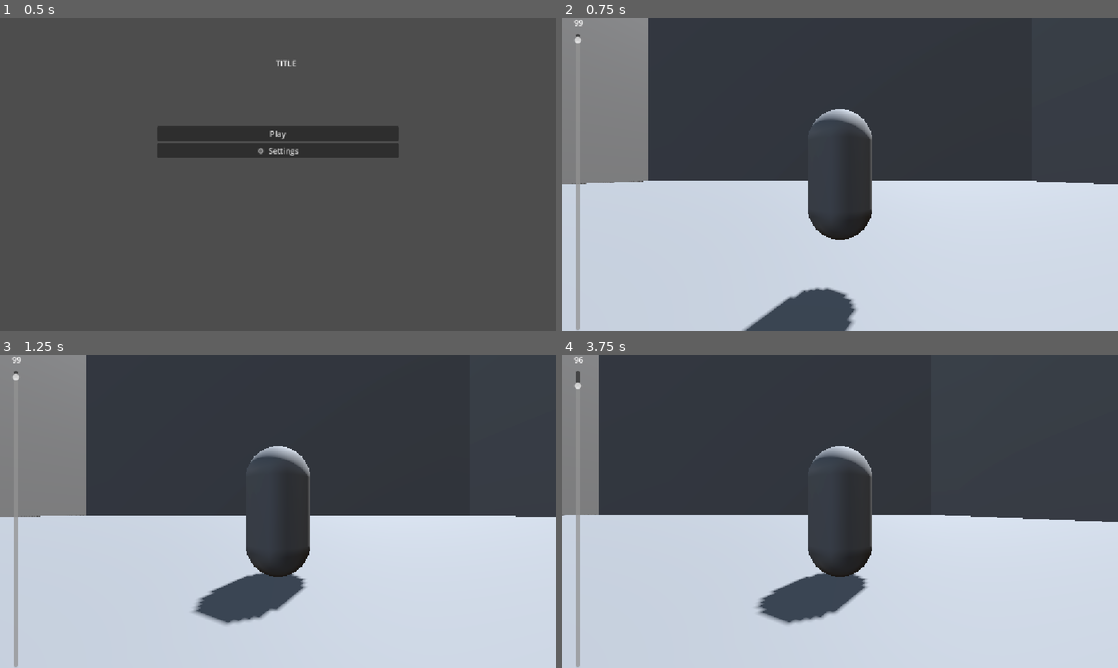
Above: before the commit, frames 1-4 (two rows, left to right).
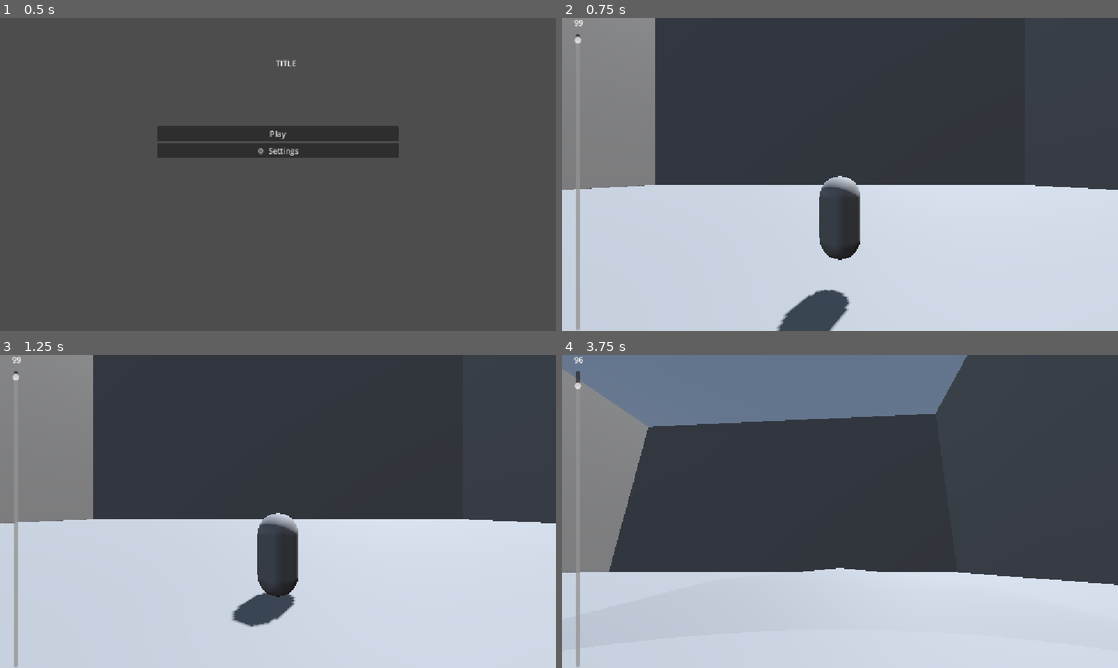
Above: after the commit, the same moments.

Repository: Saferyy/gmtk-jam-2026
Game: Godot game, scene res://Control_menu/main_menu.tscn
Same seed, same stepped clock (60 frames per second), same inputs: the game is played once before the commit and once after it.
Inputs (mouse positions are in pixels of both pictures, inside the frame that each line leads up to):
- Up to frame 1 (0.5 s): no input
- Up to frame 2 (0.75 s): click "Play" at 0.5 s
- Up to frame 3 (1.25 s): no input
- Up to frame 4 (3.75 s): tap Enter (ui_accept) at 1.25, 1.52, 2.27 s; move the mouse to (962, 495) at 1.27 s; hold D (ui_right) 1.28-2.03 s; move the mouse to (728, 527) at 2.02 s; hold S (ui_down) 2.03-2.78 s; move the mouse to (895, 442) at 2.77 s; hold D (ui_right) 2.78-3.53 s; move the mouse to (812, 574) at 3.52 s; hold Z (ui_up) from 3.53 s (still down)

Frame 1 is identical in both runs. In frame 2, 4.4% of the frame differs, in the area x 0-100%, y 0-100%; in frame 3, 4.9%; in frame 4, 35%, in the area x 0-100%, y 0-86%.

Commit message:
Added a camera 3d but the mouvement is not related

Diff:
--- /dev/null
+++ b/Player/camera_root.gd
@@ -0,0 +1,29 @@
+extends Node3D
+
+@onready var camrot_h = $camrot_h
+@onready var camrot_v = $camrot_h/camrot_v
+
+var cam_v_max = 75
+var cam_v_min = -55
+var h_sensitivity = 0.07
+var v_sensitivity = 0.07
+var h_acceleration = 15
+var v_acceleration = 15
+
+# Variables cibles (ce sont des floats, pas les nodes)
+var target_h_rotation = 0.0
+var target_v_rotation = 0.0
+
+func _ready():
+	Input.set_mouse_mode(Input.MOUSE_MODE_CAPTURED)
+
+func _input(event):
+	if event is InputEventMouseMotion:
+		target_h_rotation += -event.relative.x * h_sensitivity
+		target_v_rotation += event.relative.y * v_sensitivity
+		target_v_rotation = clamp(target_v_rotation, cam_v_min, cam_v_max)
+
+func _physics_process(delta):
+	# MOUSE CAMERA
+	camrot_h.rotation_degrees.y = lerp(float(camrot_h.rotation_degrees.y), target_h_rotation, delta * h_acceleration)
+	camrot_v.rotation_degrees.x = lerp(float(camrot_v.rotation_degrees.x), target_v_rotation, delta * v_acceleration)
--- a/Player/player.tscn
+++ b/Player/player.tscn
@@ -1,6 +1,7 @@
 [gd_scene format=3 uid="uid://b2vtsn0bc3wio"]
 
 [ext_resource type="Script" uid="uid://dn73etuewecha" path="res://World/character_body_3d.gd" id="1_l8h54"]
+[ext_resource type="Script" uid="uid://c0vqm7yb6ny5m" path="res://Player/camera_root.gd" id="2_4ntmi"]
 
 [sub_resource type="CapsuleShape3D" id="CapsuleShape3D_kx5sw"]
 
@@ -9,14 +10,37 @@
 [node name="CharacterBody3D" type="CharacterBody3D" unique_id=816631736]
 script = ExtResource("1_l8h54")
 
+[node name="Camera Root" type="Node3D" parent="." unique_id=146140909]
+script = ExtResource("2_4ntmi")
+
+[node name="camrot_h" type="Node3D" parent="Camera Root" unique_id=490427702]
+
+[node name="camrot_v" type="Node3D" parent="Camera Root/camrot_h" unique_id=545251795]
+transform = Transform3D(1, 0, 0, 0, 1, 0, 0, 0, 1, 0, 1.0447029, 0)
+
+[node name="SpringArm3D" type="SpringArm3D" parent="Camera Root/camrot_h/camrot_v" unique_id=333037909]
+spring_length = 5.0
+
+[node name="Camera3D" type="Camera3D" parent="Camera Root/camrot_h/camrot_v/SpringArm3D" unique_id=2023965392]
+
+[node name="Camera Root" type="Node3D" parent="Camera Root" unique_id=166629932]
+script = ExtResource("2_4ntmi")
+
+[node name="camrot_h" type="Node3D" parent="Camera Root/Camera Root" unique_id=494559482]
+
+[node name="camrot_v" type="Node3D" parent="Camera Root/Camera Root/camrot_h" unique_id=994884407]
+transform = Transform3D(1, 0, 0, 0, 1, 0, 0, 0, 1, 0, 1.0447029, 0)
+
+[node name="SpringArm3D" type="SpringArm3D" parent="Camera Root/Camera Root/camrot_h/camrot_v" unique_id=178121556]
+spring_length = 3.0
+
+[node name="Camera3D" type="Camera3D" parent="Camera Root/Camera Root/camrot_h/camrot_v/SpringArm3D" unique_id=1475055257]
+
 [node name="CollisionShape3D" type="CollisionShape3D" parent="." unique_id=1360824831]
 shape = SubResource("CapsuleShape3D_kx5sw")
 
 [node name="MeshInstance3D" type="MeshInstance3D" parent="." unique_id=1940402849]
 mesh = SubResource("CapsuleMesh_kx5sw")
-
-[node name="Camera3D" type="Camera3D" parent="." unique_id=1255432072]
-transform = Transform3D(1, 0, 0, 0, 1, 0, 0, 0, 1, 0, 0, 3.1970165)
 
 [node name="CanvasLayer" type="CanvasLayer" parent="." unique_id=537750905]
 
--- /dev/null
+++ b/Player/spatial.gd
@@ -0,0 +1,38 @@
+extends Node3D
+
+var camrot_h = 0
+var camrot_v = 0
+var cam_v_max = 75
+var cam_v_min = -55
+var h_sensitivity = 0.1
+var v_sensitivity = 0.1
+var h_acceleration = 10
+var v_acceleration = 10
+
+func _ready():
+	Input.set_mouse_mode(Input.MOUSE_MODE_CAPTURED)
+	$h/v/Camera.add_exception(get_parent())
+
+func _input(event):
+	if event is InputEventMouseMotion:
+		$mouse_control_stay_delay.start()
+		camrot_h += -event.relative.x * h_sensitivity
+		camrot_v += event.relative.y * v_sensitivity
+
+func _physics_process(delta):
+
+	camrot_v = clamp(camrot_v, cam_v_min, cam_v_max)
+
+	var mesh_front = get_node("../Mesh").global_transform.basis.z
+	var rot_speed_multiplier = 0.15 #reduce this to make the rotation radius larger
+	var auto_rotate_speed =  (PI - mesh_front.angle_to($h.global_transform.basis.z)) * get_parent().velocity.length() * rot_speed_multiplier
+
+	if $mouse_control_stay_delay.is_stopped():
+		#FOLLOW CAMERA
+		$h.rotation.y = lerp_angle($h.rotation.y, get_node("../Mesh").global_transform.basis.get_euler().y, delta * auto_rotate_speed)
+		camrot_h = $h.rotation_degrees.y
+	else:
+		#MOUSE CAMERA
+		$h.rotation_degrees.y = lerp($h.rotation_degrees.y, camrot_h, delta * h_acceleration)
+
+	$h/v.rotation_degrees.x = lerp($h/v.rotation_degrees.x, camrot_v, delta * v_acceleration)
Not shown, added: Player/camera_root.gd.uid
Not shown, added: Player/spatial.gd.uid
